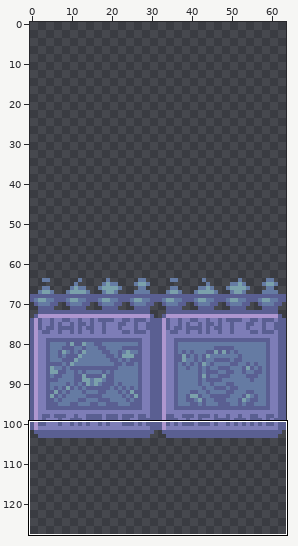
Two versions of one sprite sheet, TowerOfDreams/sprites/sFloor1/3339d908-18cb-4647-a599-30366de56362.png. Above: a wide view before the commit, with the close-up outlined.
Close-up. Old version:
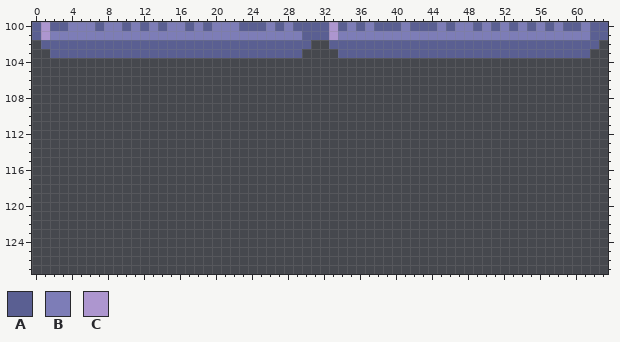
The file is 64x128 pixels. Shown: x 0..63, y 100..127. The commit also changed other parts of the picture, which this record leaves out.
Palette (. is transparent): A #5a5f92  B #7d7db7  C #ad96cf
Pixels before, first column x 0:
100 ACAABBBABBABABABBABABBBAAABABAAAACABABAAABAAABABBABABABABABAABAA
101 ACBBBBBBBBBBBBBBBBBBBBBBBBBBBBAAACBBBBBBBBBBBBBBBBBBBBBBBBBBBBAA
102 .AAAAAAAAAAAAAAAAAAAAAAAAAAAAAA..AAAAAAAAAAAAAAAAAAAAAAAAAAAAAA.
103 ..AAAAAAAAAAAAAAAAAAAAAAAAAAAA....AAAAAAAAAAAAAAAAAAAAAAAAAAAA..
Once edited:
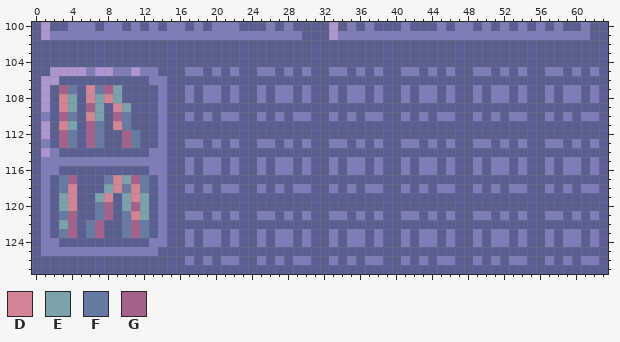
Colours new in this view: D #d38595  E #7ba1ab  F #657ba3  G #a4628a
Difference:
Changed rows in their new state; - is an unchanged pixel.
first column x 0:
102 A------------------------------AA------------------------------A
103 AA----------------------------AAAA----------------------------AA
104 AAAAAAAAAAAAAAAAAAAAAAAAAAAAAAAAAAAAAAAAAAAAAAAAAAAAAAAAAAAAAAAA
105 AACCCCBCCBBCBBAAABBABABAABBABABAABBABABAABBABABAABBABABAABBABABA
106 ACCAAAAAAAAAABBAAAAAAAAAAAAAAAAAAAAAAAAAAAAAAAAAAAAAAAAAAAAAAAAA
107 ACAGFADFGEAAAABAABABBABAABABBABAABABBABAABABBABAABABBABAABABBABA
108 ACADEADEDEAAAABAABABBABAABABBABAABABBABAABABBABAABABBABAABABBABA
109 ACADEAGEADEAAABAAAAAAAAAAAAAAAAAAAAAAAAAAAAAAAAAAAAAAAAAAAAAAAAA
110 ABAGFADEAGFAAABAABABABBAABABABBAABABABBAABABABBAABABABBAABABABBA
111 ACADEAGFADFAAABAAAAAAAAAAAAAAAAAAAAAAAAAAAAAAAAAAAAAAAAAAAAAAAAA
112 ACAGFAGFAAGFAABAAAAAAAAAAAAAAAAAAAAAAAAAAAAAAAAAAAAAAAAAAAAAAAAA
113 ABAGFAGFAAGFAABAABBABABAABBABABAABBABABAABBABABAABBABABAABBABABA
114 ACBAAAAAAAAAABBAAAAAAAAAAAAAAAAAAAAAAAAAAAAAAAAAAAAAAAAAAAAAAAAA
115 ABBBBBBBBBBBBBBAABABBABAABABBABAABABBABAABABBABAABABBABAABABBABA
116 ABBAAAAAAAAAABBAABABBABAABABBABAABABBABAABABBABAABABBABAABABBABA
117 ABAFGAAAFDEGFABAAAAAAAAAAAAAAAAAAAAAAAAAAAAAAAAAAAAAAAAAAAAAAAAA
118 ABAFDAAAEDFDFABAABABABBAABABABBAABABABBAABABABBAABABABBAABABABBA
119 ABAEDAAEDAEDEABAAAAAAAAAAAAAAAAAAAAAAAAAAAAAAAAAAAAAAAAAAAAAAAAA
120 ABAEDAAFGAEGEABAAAAAAAAAAAAAAAAAAAAAAAAAAAAAAAAAAAAAAAAAAAAAAAAA
121 ABAFGAAFGAFDEABAABBABABAABBABABAABBABABAABBABABAABBABABAABBABABA
122 ABAEGAFGAAFGFABAAAAAAAAAAAAAAAAAAAAAAAAAAAAAAAAAAAAAAAAAAAAAAAAA
123 ABAFGAFGAAFGFABAABABBABAABABBABAABABBABAABABBABAABABBABAABABBABA
124 ABBAAAAAAAAAABBAABABBABAABABBABAABABBABAABABBABAABABBABAABABBABA
125 ABBBBBBBBBBBBBAAAAAAAAAAAAAAAAAAAAAAAAAAAAAAAAAAAAAAAAAAAAAAAAAA
126 AAAAAAAAAAAAAAAAABABABBAABABABBAABABABBAABABABBAABABABBAABABABBA
127 AAAAAAAAAAAAAAAAAAAAAAAAAAAAAAAAAAAAAAAAAAAAAAAAAAAAAAAAAAAAAAAA
Pixel boxes of the changes (left, top, right, bottom) in both close-ups:
added: (32, 40, 608, 274)
